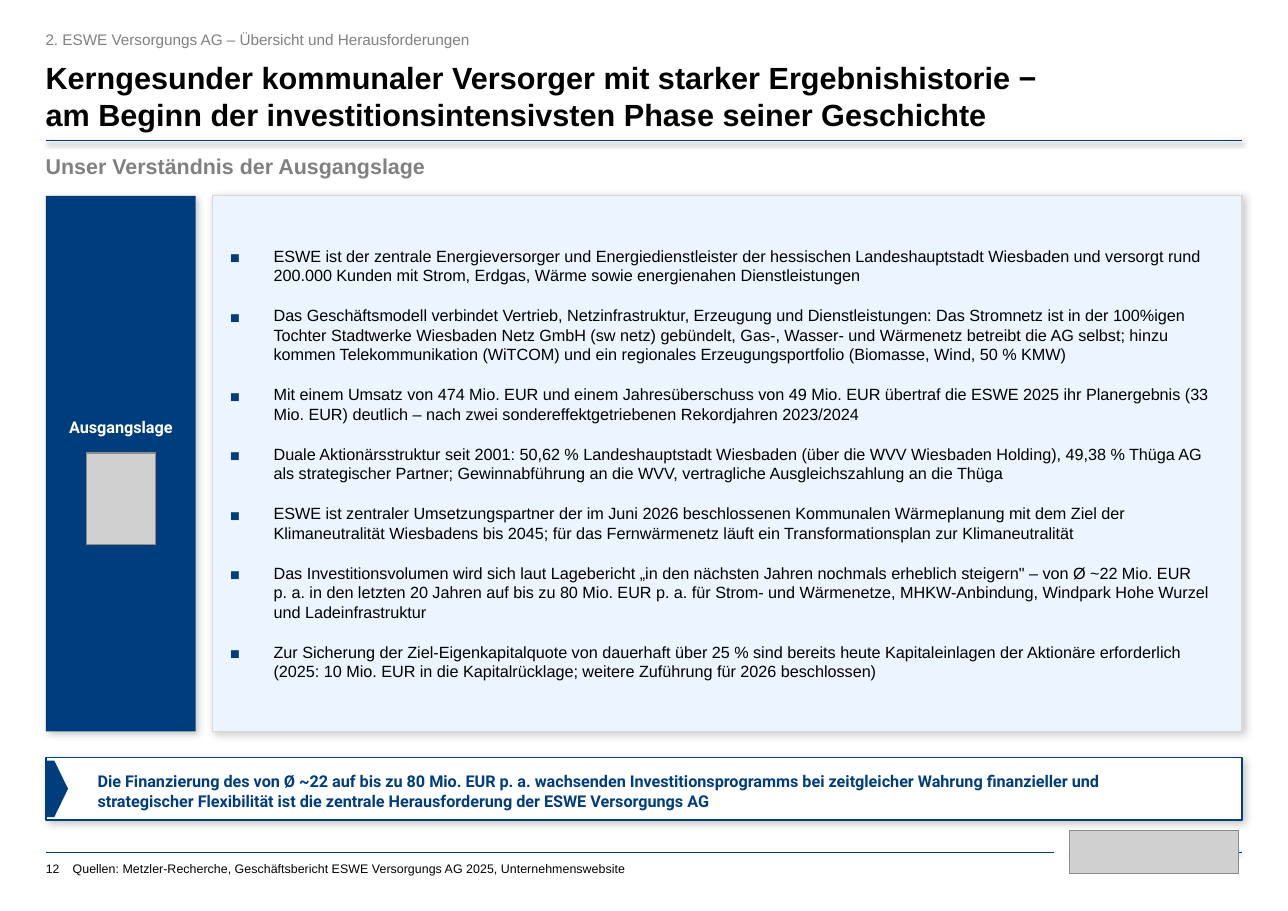
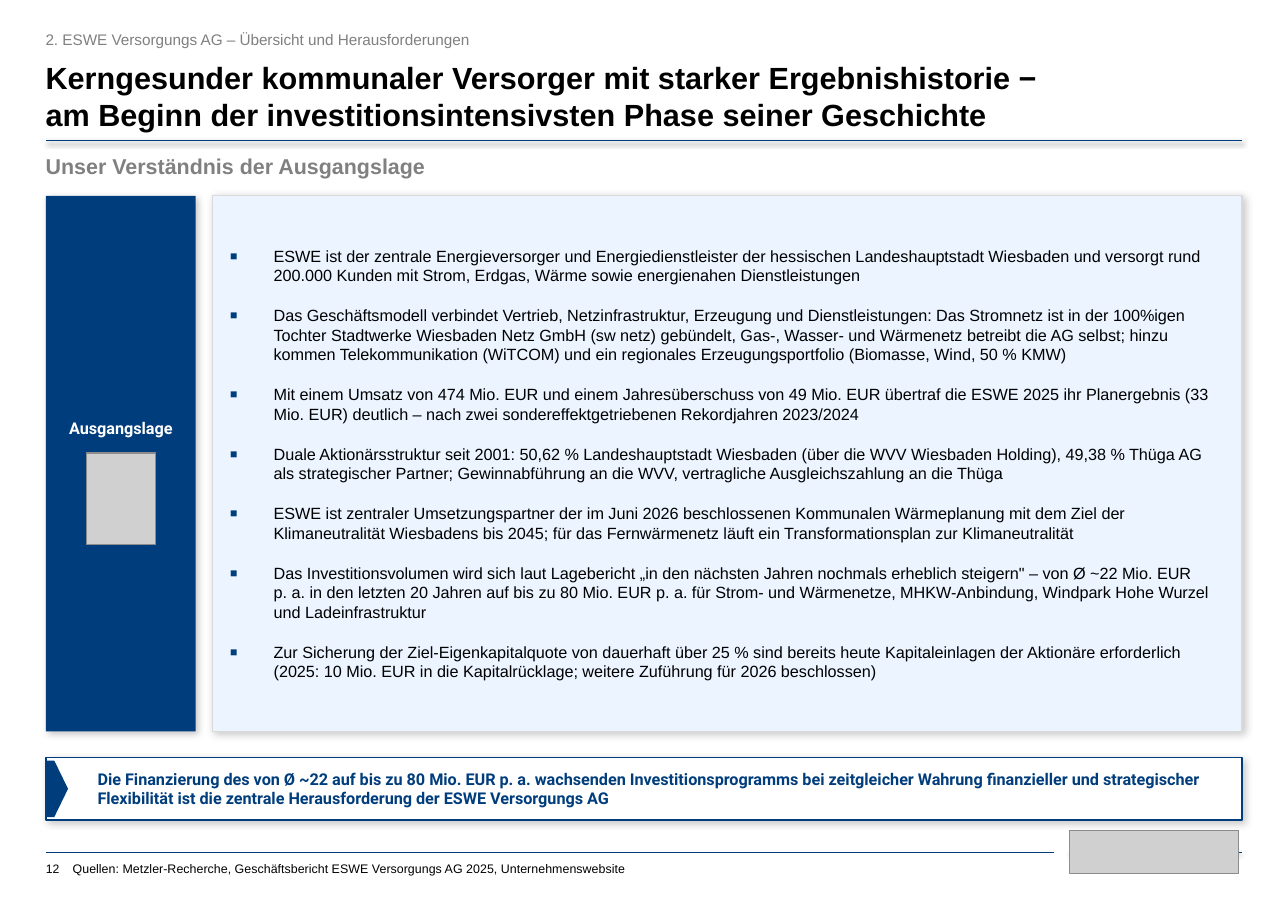
Before and after one commit to niggopf-hub/ESWE, a slide deck: slide 12 of 20260828_Metzler_ESWE Versorgungs AG_vF.pptx. Drawn at 1288x911 pixels with LibreOffice and Linux fonts; fonts in the diff are those of the drawing; grey boxes stand for pictures. Boxes give left, top, right and bottom in pixels: in the first picture for what was removed or moved away, otherwise in the second. Text is boxed around its words. In the diff, an @@ line names an element or a change of style, - is before the commit and + after.

```diff
--- a/20260828_Metzler_ESWE Versorgungs AG_vF.pptx
+++ b/20260828_Metzler_ESWE Versorgungs AG_vF.pptx
@@ text removed at bbox=[230, 245, 251, 270] @@
-■
@@ text in rectangle at bbox=[274, 250, 1209, 681]: text added @@
+■ ESWE ist der zentrale Energieversorger und Energiedienstleister der hessischen Landeshauptstadt Wiesbaden und versorgt rund 200.000 Kunden mit Strom, Erdgas, Wärme sowie energienahen Dienstleistungen
+■ Das Geschäftsmodell verbindet Vertrieb, Netzinfrastruktur, Erzeugung und Dienstleistungen: Das Stromnetz ist in der 100%igen Tochter Stadtwerke Wiesbaden Netz GmbH (sw netz) gebündelt, Gas-, Wasser- und Wärmenetz betreibt die AG selbst; hinzu kommen Telekommunikation (WiTCOM) und ein regionales Erzeugungsportfolio (Biomasse, Wind, 50 % KMW)
+■ Mit einem Umsatz von 474 Mio. EUR und einem Jahresüberschuss von 49 Mio. EUR übertraf die ESWE 2025 ihr Planergebnis (33 Mio. EUR) deutlich – nach zwei sondereffektgetriebenen Rekordjahren 2023/2024
+■ Duale Aktionärsstruktur seit 2001: 50,62 % Landeshauptstadt Wiesbaden (über die WVV Wiesbaden Holding), 49,38 % Thüga AG als strategischer Partner; Gewinnabführung an die WVV, vertragliche Ausgleichszahlung an die Thüga
+■ ESWE ist zentraler Umsetzungspartner der im Juni 2026 beschlossenen Kommunalen Wärmeplanung mit dem Ziel der Klimaneutralität Wiesbadens bis 2045; für das Fernwärmenetz läuft ein Transformationsplan zur Klimaneutralität
+■ Das Investitionsvolumen wird sich laut Lagebericht „in den nächsten Jahren nochmals erheblich steigern" – von Ø ~22 Mio. EUR p. a. in den letzten 20 Jahren auf bis zu 80 Mio. EUR p. a. für Strom- und Wärmenetze, MHKW-Anbindung, Windpark Hohe Wurzel und Ladeinfrastruktur
+■ Zur Sicherung der Ziel-Eigenkapitalquote von dauerhaft über 25 % sind bereits heute Kapitaleinlagen der Aktionäre erforderlich (2025: 10 Mio. EUR in die Kapitalrücklage; weitere Zuführung für 2026 beschlossen)
@@ text removed at bbox=[274, 250, 1200, 285] @@
-ESWE ist der zentrale Energieversorger und Energiedienstleister der hessischen Landeshauptstadt Wiesbaden und versorgt rund
-200.000 Kunden mit Strom, Erdgas, Wärme sowie energienahen Dienstleistungen
@@ text removed at bbox=[230, 305, 251, 329] @@
-■
@@ text removed at bbox=[274, 309, 1185, 364] @@
-Das Geschäftsmodell verbindet Vertrieb, Netzinfrastruktur, Erzeugung und Dienstleistungen: Das Stromnetz ist in der 100%igen
-Tochter Stadtwerke Wiesbaden Netz GmbH (sw netz) gebündelt, Gas-, Wasser- und Wärmenetz betreibt die AG selbst; hinzu
-kommen Telekommunikation (WiTCOM) und ein regionales Erzeugungsportfolio (Biomasse, Wind, 50 % KMW)
@@ text removed at bbox=[230, 383, 251, 407] @@
-■
@@ text removed at bbox=[274, 388, 1208, 424] @@
-Mit einem Umsatz von 474 Mio. EUR und einem Jahresüberschuss von 49 Mio. EUR übertraf die ESWE 2025 ihr Planergebnis (33
-Mio. EUR) deutlich – nach zwei sondereffektgetriebenen Rekordjahren 2023/2024
@@ text removed at bbox=[230, 444, 251, 468] @@
-■
@@ text removed at bbox=[274, 448, 1201, 483] @@
-Duale Aktionärsstruktur seit 2001: 50,62 % Landeshauptstadt Wiesbaden (über die WVV Wiesbaden Holding), 49,38 % Thüga AG
-als strategischer Partner; Gewinnabführung an die WVV, vertragliche Ausgleichszahlung an die Thüga
@@ text removed at bbox=[230, 503, 251, 527] @@
-■
@@ text removed at bbox=[274, 507, 1124, 543] @@
-ESWE ist zentraler Umsetzungspartner der im Juni 2026 beschlossenen Kommunalen Wärmeplanung mit dem Ziel der
-Klimaneutralität Wiesbadens bis 2045; für das Fernwärmenetz läuft ein Transformationsplan zur Klimaneutralität
@@ text removed at bbox=[230, 563, 251, 587] @@
-■
@@ text removed at bbox=[274, 567, 1208, 618] @@
-Das Investitionsvolumen wird sich laut Lagebericht „in den nächsten Jahren nochmals erheblich steigern" – von Ø ~22 Mio. EUR
-p. a. in den letzten 20 Jahren auf bis zu 80 Mio. EUR p. a. für Strom- und Wärmenetze, MHKW-Anbindung, Windpark Hohe Wurzel
-und Ladeinfrastruktur
@@ text removed at bbox=[230, 641, 251, 665] @@
-■
@@ text removed at bbox=[274, 646, 1181, 681] @@
-Zur Sicherung der Ziel-Eigenkapitalquote von dauerhaft über 25 % sind bereits heute Kapitaleinlagen der Aktionäre erforderlich
-(2025: 10 Mio. EUR in die Kapitalrücklage; weitere Zuführung für 2026 beschlossen)
@@ rectangle "Die Finanzierung des von Ø ...": place and size @@
-rectangle "Die Finanzierung des von Ø ..." at bbox=[98, 774, 1099, 811]
+rectangle "Die Finanzierung des von Ø ..." at bbox=[46, 757, 1242, 820]
@@ rectangle "Die Finanzierung des von Ø ..." at bbox=[46, 757, 1242, 820]: vertical alignment top to middle; fill none to #FFFFFF; outline none to #003D7C 1 pt; shadow on @@
@@ rectangle removed at bbox=[46, 757, 1242, 820] @@
@@ text in rectangle at bbox=[98, 772, 1199, 808]: text changed @@
-Die Finanzierung des von Ø ~22 auf bis zu 80 Mio. EUR p. a. wachsenden Investitionsprogramms bei zeitgleicher Wahrung finanzieller und
-strategischer Flexibilität ist die zentrale Herausforderung der ESWE Versorgungs AG
+Die Finanzierung des von Ø ~22 auf bis zu 80 Mio. EUR p. a. wachsenden Investitionsprogramms bei zeitgleicher Wahrung finanzieller und strategischer Flexibilität ist die zentrale Herausforderung der ESWE Versorgungs AG
```
Also in this commit, not shown: 7 other slides changed, 11 other files.
